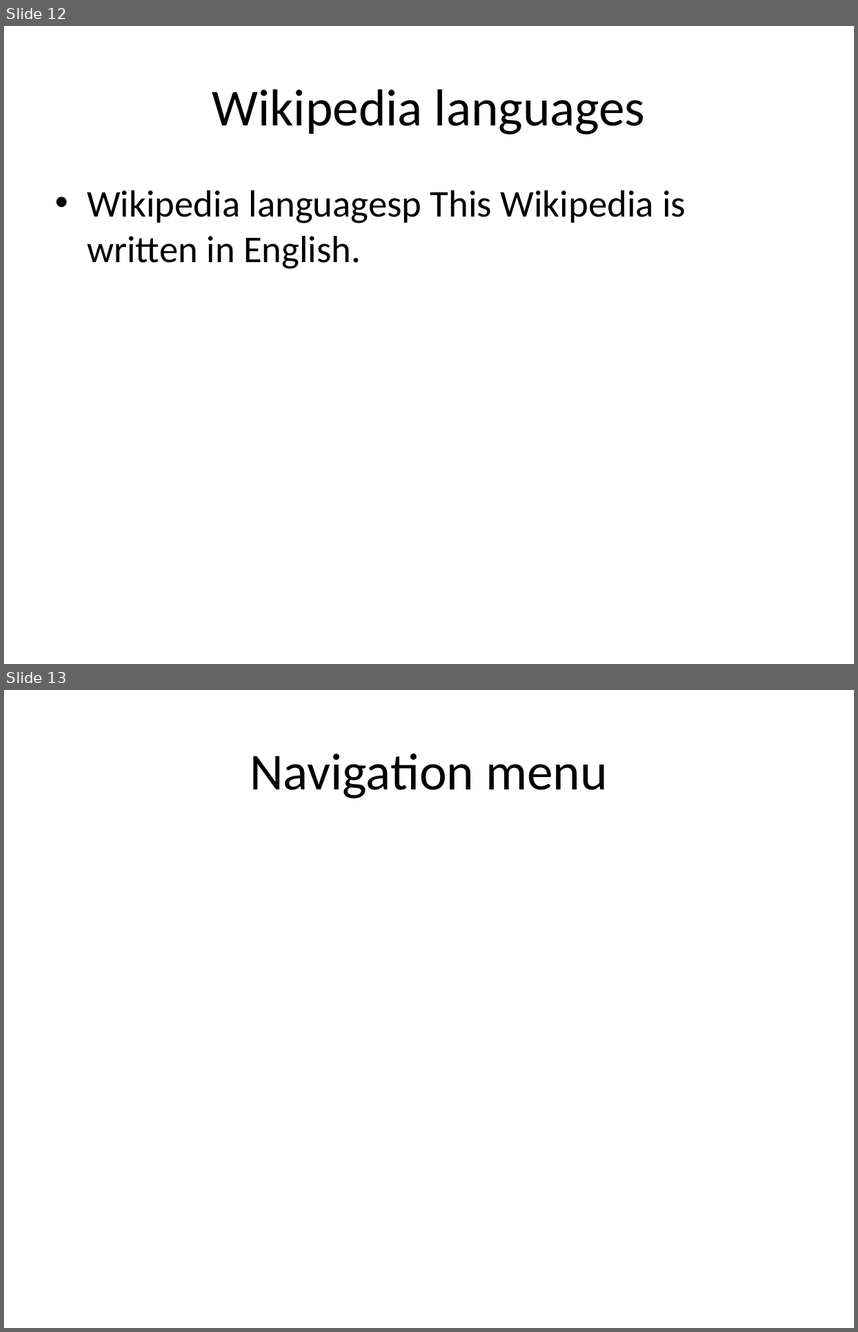
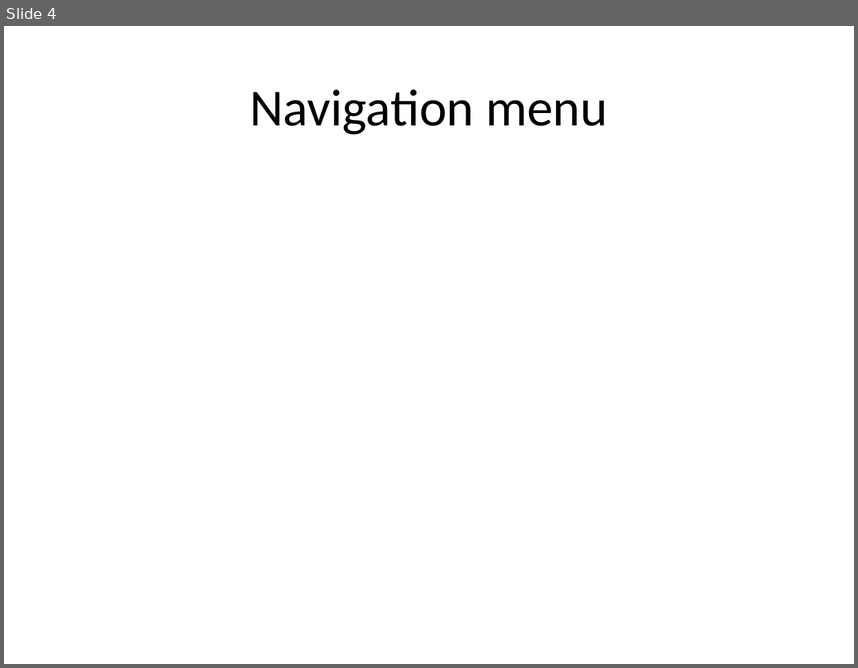
Before and after one commit to eppisai/Uplift---Smart-educational-Platform, a slide deck: AutoPPT-main/AutoPPT-main/something.pptx. Shown one above the other, each under a label of ours: slides 12 and 13 before the commit, slide 4 after it. The pictures are 858x1332 and 858x668 pixels, drawn with LibreOffice and Linux fonts; fonts in the diff are those of the drawing. Boxes give left, top, right and bottom in pixels: in the first picture for what was removed or moved away, otherwise in the second. Text is boxed around its words. In the diff, an @@ line names an element or a change of style, - is before the commit and + after.

```diff
--- a/AutoPPT-main/AutoPPT-main/something.pptx
+++ b/AutoPPT-main/AutoPPT-main/something.pptx
@@ slide 12 removed at box(4, 26, 854, 664), background #FFFFFF @@
@@ title removed at box(212, 89, 645, 134) @@
-Wikipedia languages
@@ text removed at box(87, 190, 686, 269) @@
-• Wikipedia languagesp This Wikipedia is written in English.
@@ what was slide 13 is now slide 4 @@
```
Also in this commit, not shown: 2 slides changed, 1 slide added, 11 other slides removed, 2 other files.
